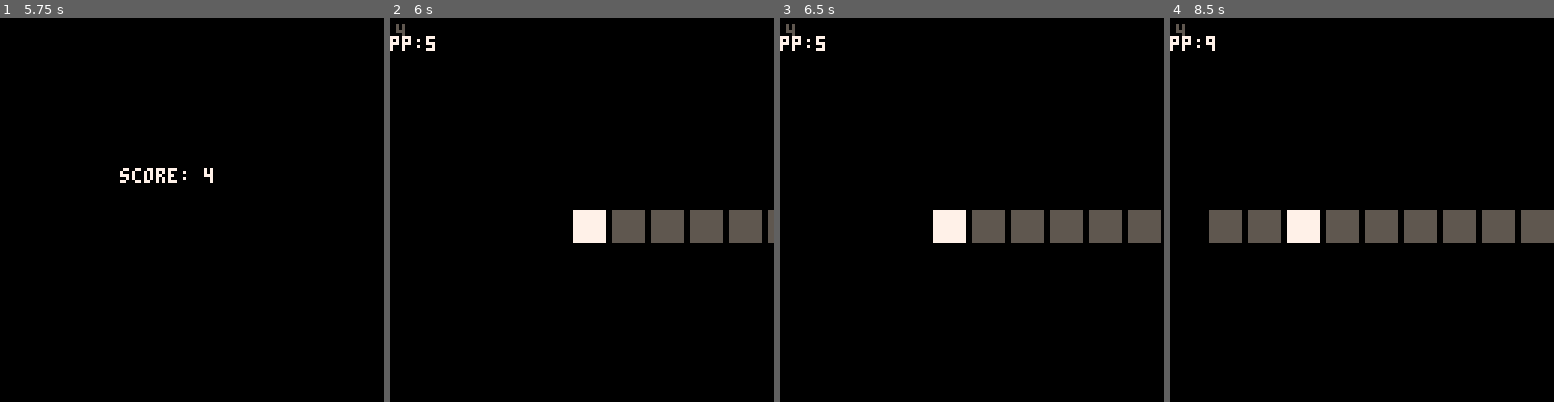
Above: before the commit, frames 1-4 (left to right).
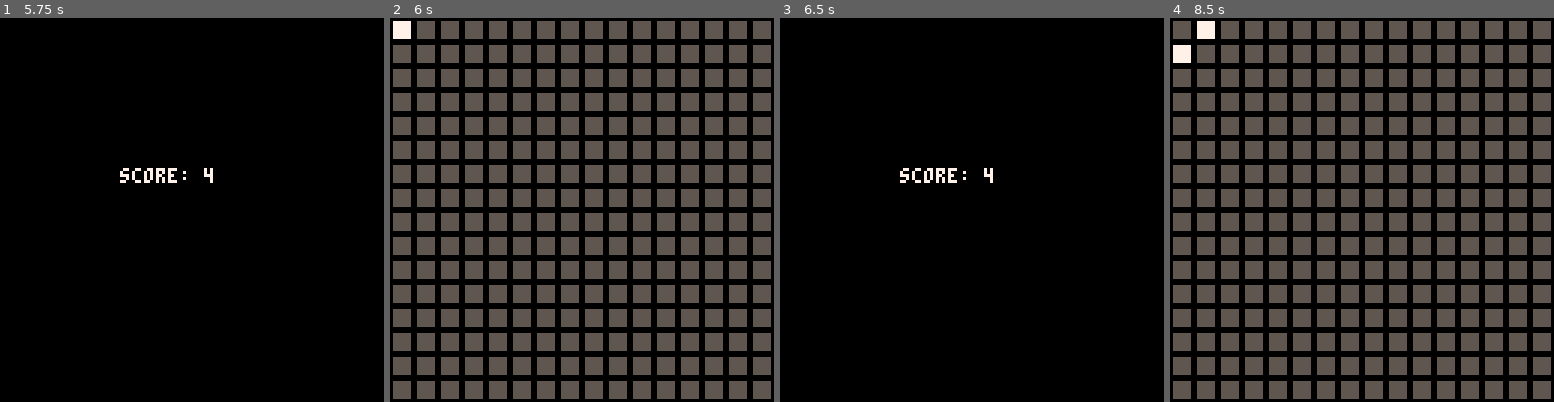
Above: after the commit, the same moments.

Repository: abemassry/dimensional-jump
Game: PICO-8 cartridge dimensional-jump.p8
Same seed, same stepped clock (60 frames per second), same inputs: the game is played once before the commit and once after it.
Inputs:
- Up to frame 1 (5.75 s): tap X (X key) at 0.33, 1.07, 1.85, 2.97, 4.08, 5.2 s; tap O (Z key) at 0.7, 1.7, 2.1, 2.5, 2.9, 3.3, 3.7, 4.1, 4.5, 4.9, 5.3, 5.7 s; hold Right 1.6-2.1 s; hold Up 2.15-2.42 s; hold Right 2.47-3.03 s; hold Left 3.08-3.58 s; hold Down 3.63-3.97 s; hold Right 4.02-4.68 s; hold Up 4.73-5.03 s; hold Left 5.08-5.68 s; hold Down from 5.73 s (still down)
- Up to frame 2 (6 s): keep holding Down
- Up to frame 3 (6.5 s): release Down at 6.03 s; hold Right from 6.08 s (still down); tap O (Z key) at 6.1 s; tap X (X key) at 6.32 s
- Up to frame 4 (8.5 s): tap O (Z key) every 0.4 s from 6.5 to 8.1 s; release Right at 6.58 s; hold Right 6.63-7.13 s; hold Up 7.18-7.45 s; tap X (X key) at 7.43 s; hold Right 7.5-8.07 s; hold Left from 8.12 s (still down)

Frame 1 is identical in both runs. In frame 2, 56% of the frame differs, in the area x 0-100%, y 0-100%; in frame 3, 5.0%; in frame 4, 56%.

Commit message:
working on removing square artifact

Diff:
--- a/dimensional-jump.p8
+++ b/dimensional-jump.p8
@@ -266,68 +266,71 @@
 			-- handle button presses
 			-- handle dash jump mechanic
 			self.dashed = false
-			if (handle_button_release(0)) then
-				self.player_posx_prev = self.player_posx
-				self.player_posy_prev = self.player_posy
-				if (btn(4)) then
-					-- these bounds are for dash jumping
-					-- it's two less than the bounds below
-					if (self.player_posx < 114) then
+			function control()
+				if (handle_button_release(0)) then
+					self.player_posx_prev = self.player_posx
+					self.player_posy_prev = self.player_posy
+					if (btn(4)) then
+						-- these bounds are for dash jumping
+						-- it's two less than the bounds below
+						if (self.player_posx < 114) then
+							self.player_posx-=1
+						else
+							self.player_posx-=2
+							self.dashed = true
+							self.dash_dir = '-h'
+						end
+					else
 						self.player_posx-=1
+					end
+					return
+				elseif (handle_button_release(1)) then
+					self.player_posx_prev = self.player_posx
+					self.player_posy_prev = self.player_posy
+					if (btn(4)) then
+						if (self.player_posx > 125) then
+							self.player_posx+=1
+						else
+							self.player_posx+=2
+							self.dashed = true
+							self.dash_dir = '+h'
+						end
 					else
-						self.player_posx-=2
-						self.dashed = true
-						self.dash_dir = '-h'
+						self.player_posx+=1
 					end
-				else
-					self.player_posx-=1
+					return
+				elseif (handle_button_release(2)) then
+					self.player_posx_prev = self.player_posx
+					self.player_posy_prev = self.player_posy
+					if (btn(4)) then
+						if (self.player_posy < 2) then
+							self.player_posy-=1
+						else
+							self.player_posy -= 2
+							self.dashed = true
+							self.dash_dir = '-v'
+						end
+					else
+						self.player_posy-=1
+					end
+					return
+				elseif (handle_button_release(3)) then
+					self.player_posx_prev = self.player_posx
+					self.player_posy_prev = self.player_posy
+					if (btn(4)) then
+						if (self.player_posy > 13) then
+							self.player_posy+=1
+						else
+							self.player_posy+=2
+							self.dashed = true
+							self.dash_dir = '+v'
+						end
+					else
+						self.player_posy+=1
+					end
 				end
 			end
-			if (handle_button_release(1)) then
-				self.player_posx_prev = self.player_posx
-				self.player_posy_prev = self.player_posy
-				if (btn(4)) then
-					if (self.player_posx > 125) then
-						self.player_posx+=1
-					else
-						self.player_posx+=2
-						self.dashed = true
-						self.dash_dir = '+h'
-					end
-				else
-					self.player_posx+=1
-				end
-			end
-			if (handle_button_release(2)) then
-				self.player_posx_prev = self.player_posx
-				self.player_posy_prev = self.player_posy
-				if (btn(4)) then
-					if (self.player_posy < 2) then
-						self.player_posy-=1
-					else
-						self.player_posy -= 2
-						self.dashed = true
-						self.dash_dir = '-v'
-					end
-				else
-					self.player_posy-=1
-				end
-			end
-			if (handle_button_release(3)) then
-				self.player_posx_prev = self.player_posx
-				self.player_posy_prev = self.player_posy
-				if (btn(4)) then
-					if (self.player_posy > 13) then
-						self.player_posy+=1
-					else
-						self.player_posy+=2
-						self.dashed = true
-						self.dash_dir = '+v'
-					end
-				else
-					self.player_posy+=1
-				end
-			end
+			control()
 			if (self.player_posx > 127) then
 				self.player_posx_prev = self.player_posx
 				self.player_posy_prev = self.player_posy
@@ -357,10 +360,21 @@
 			-- draw items in here
 			map(112, 0, 0, 0, 128, 128)
 			mset(self.player_posx, self.player_posy, 254)
+
 			if (self.player_posx >= 112 and self.player_posx <= 127 and self.player_posy >= 0 and self.player_posy <= 15) then
 				mset(self.player_posx, self.player_posy, 254)
 
 				if (self.dashed) then
+					if (self.dashed_prev) then
+						mset(self.player_posx_prev+1, self.player_posy_prev, 255)
+						mset(self.player_posx_prev-1, self.player_posy_prev, 255)
+						mset(self.player_posx_prev, self.player_posy_prev+1, 255)
+						mset(self.player_posx_prev, self.player_posy_prev-1, 255)
+						mset(self.player_posx_prev-2, self.player_posy_prev-2, 255)
+						mset(self.player_posx_prev+2, self.player_posy_prev+2, 255)
+						mset(self.player_posx_prev+2, self.player_posy_prev-2, 255)
+						mset(self.player_posx_prev-2, self.player_posy_prev+2, 255)
+					end
 					if (self.dash_dir == '+h') mset(self.player_posx_prev+1, self.player_posy_prev, 251)
 					if (self.dash_dir == '-h') mset(self.player_posx_prev-1, self.player_posy_prev, 251)
 					if (self.dash_dir == '+v') mset(self.player_posx_prev, self.player_posy_prev+1, 250)
@@ -374,11 +388,15 @@
 						mset(self.player_posx_prev-1, self.player_posy_prev, 255)
 						mset(self.player_posx_prev, self.player_posy_prev+1, 255)
 						mset(self.player_posx_prev, self.player_posy_prev-1, 255)
+						mset(self.player_posx_prev-2, self.player_posy_prev-2, 255)
+						mset(self.player_posx_prev+2, self.player_posy_prev+2, 255)
+						mset(self.player_posx_prev+2, self.player_posy_prev-2, 255)
+						mset(self.player_posx_prev-2, self.player_posy_prev+2, 255)
 						self.dashed_prev = false
 					end
 				end
-
-			end
+			end
+
 		end
 	}
 end
@@ -442,6 +460,8 @@
 	overlay_state = 1
 	transition_timer = 0
 
+	level = 1
+	-- TODO: debug
 	if level == 0 then
 		if (reset_stage) then
 			zero_level_start()
